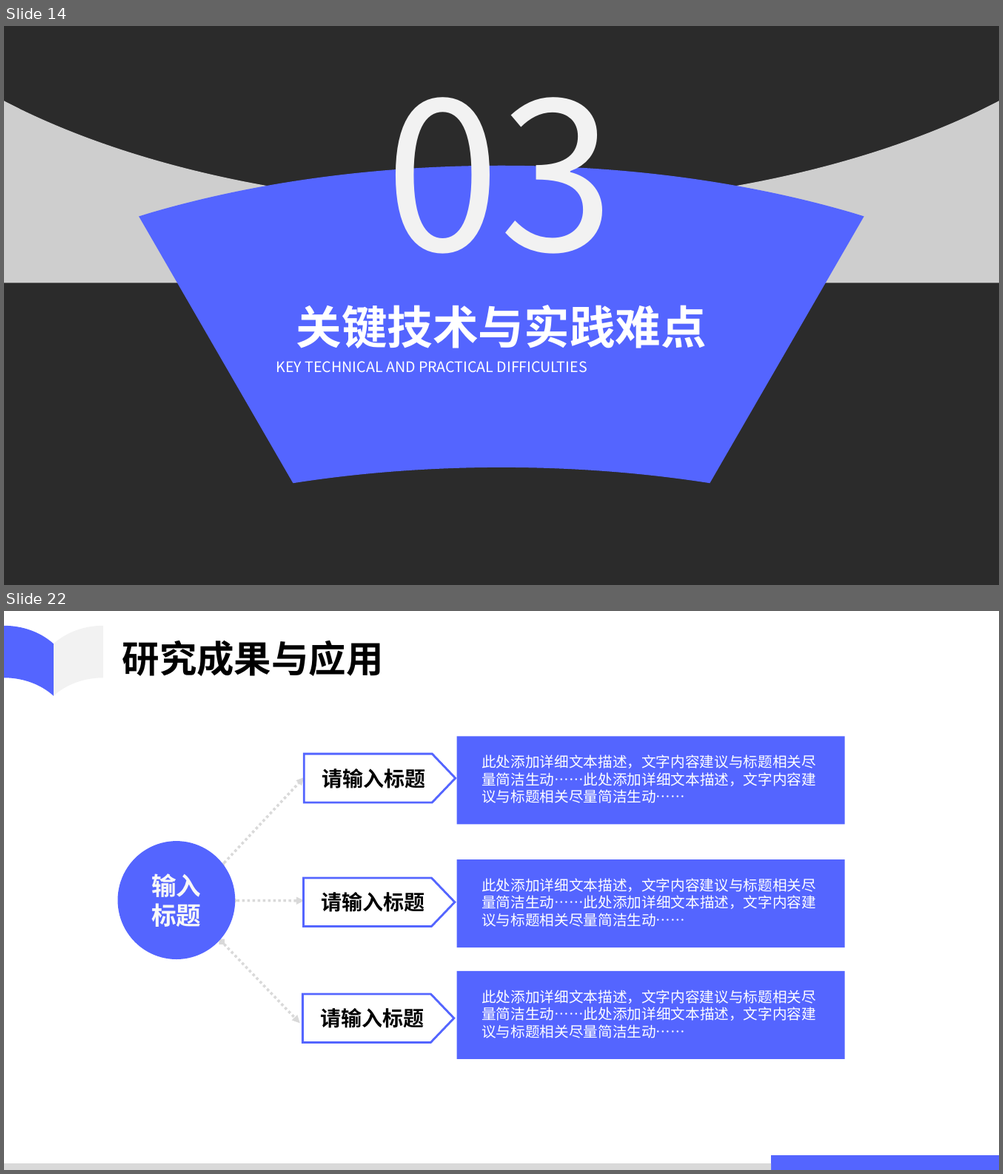
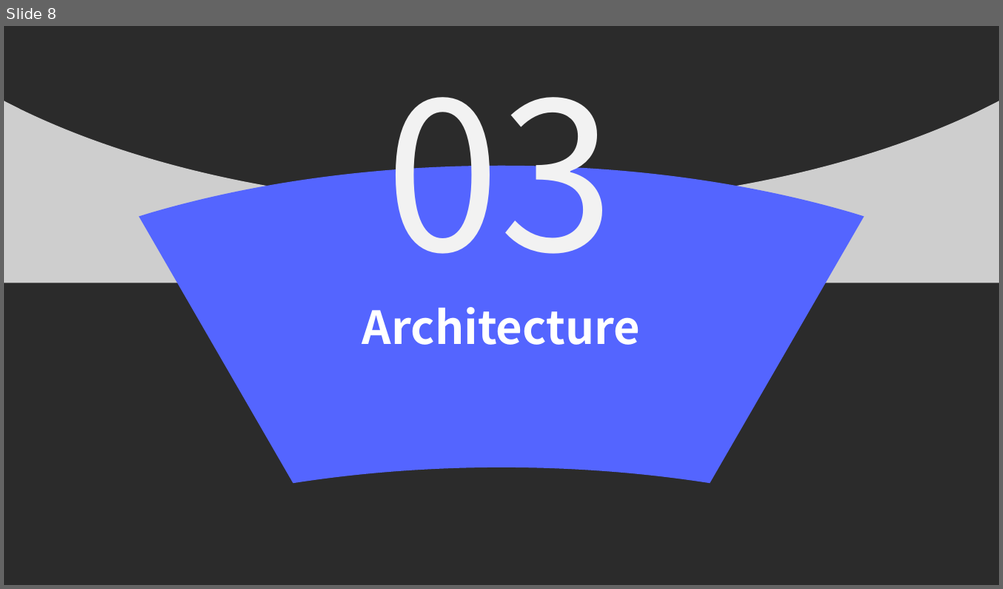
Before and after one commit to ahulh-acmlab/group_report, a slide deck: 2021-4-21/EfficientNetV2.pptx. Shown one above the other, each under a label of ours: slides 14 and 22 before the commit, slide 8 after it; the slides between them are not shown. The pictures are 1003x1174 and 1003x589 pixels, drawn with LibreOffice and Linux fonts; fonts in the diff are those of the drawing; background and template pictures are left out; a plain dark background stands for a picture behind light text. Boxes give left, top, right and bottom in pixels: in the first picture for what was removed or moved away, otherwise in the second. Text is boxed around its words. In the diff, an @@ line names an element or a change of style, - is before the commit and + after.

```diff
--- a/2021-4-21/EfficientNetV2.pptx
+++ b/2021-4-21/EfficientNetV2.pptx
@@ slide 22 removed at bbox=[4, 611, 999, 1170], background #FFFFFF @@
@@ freeform shape removed at bbox=[4, 626, 54, 696] @@
@@ freeform shape removed at bbox=[54, 626, 102, 696] @@
@@ text removed at bbox=[122, 640, 384, 676] @@
-研究成果与应用
@@ rounded rectangle removed at bbox=[457, 736, 845, 824] @@
@@ pentagon arrow removed at bbox=[304, 755, 455, 803] @@
-请输入标题
@@ text removed at bbox=[481, 755, 816, 803] @@
-此处添加详细文本描述，文字内容建议与标题相关尽量简洁生动……此处添加详细文本描述，文字内容建议与标题相关尽量简洁生动……
@@ double arrow removed from (222, 866) to (304, 777) @@
@@ ellipse removed at bbox=[117, 842, 235, 960] @@
-输入
-标题
@@ rounded rectangle removed at bbox=[457, 860, 845, 948] @@
@@ pentagon arrow removed at bbox=[303, 878, 455, 926] @@
-请输入标题
@@ text removed at bbox=[481, 878, 816, 927] @@
-此处添加详细文本描述，文字内容建议与标题相关尽量简洁生动……此处添加详细文本描述，文字内容建议与标题相关尽量简洁生动……
@@ double arrow removed from (234, 901) to (304, 901) @@
@@ double arrow removed from (222, 943) to (300, 1024) @@
@@ rounded rectangle removed at bbox=[457, 971, 845, 1059] @@
@@ pentagon arrow removed at bbox=[302, 994, 454, 1043] @@
-请输入标题
@@ text removed at bbox=[481, 990, 816, 1039] @@
-此处添加详细文本描述，文字内容建议与标题相关尽量简洁生动……此处添加详细文本描述，文字内容建议与标题相关尽量简洁生动……
@@ rectangle removed at bbox=[4, 1164, 771, 1170] @@
@@ rectangle removed at bbox=[771, 1156, 999, 1170] @@
@@ what was slide 14 is now slide 8 @@
@@ slide 8 changed as well @@
@@ text at bbox=[362, 307, 640, 345]: text changed @@
-关键技术与实践难点
+Architecture
@@ text removed at bbox=[276, 361, 587, 372] @@
-KEY TECHNICAL AND PRACTICAL DIFFICULTIES
```
Also in this commit, not shown: 4 other slides changed, 12 slides added, 21 other slides removed, 2 other files.
